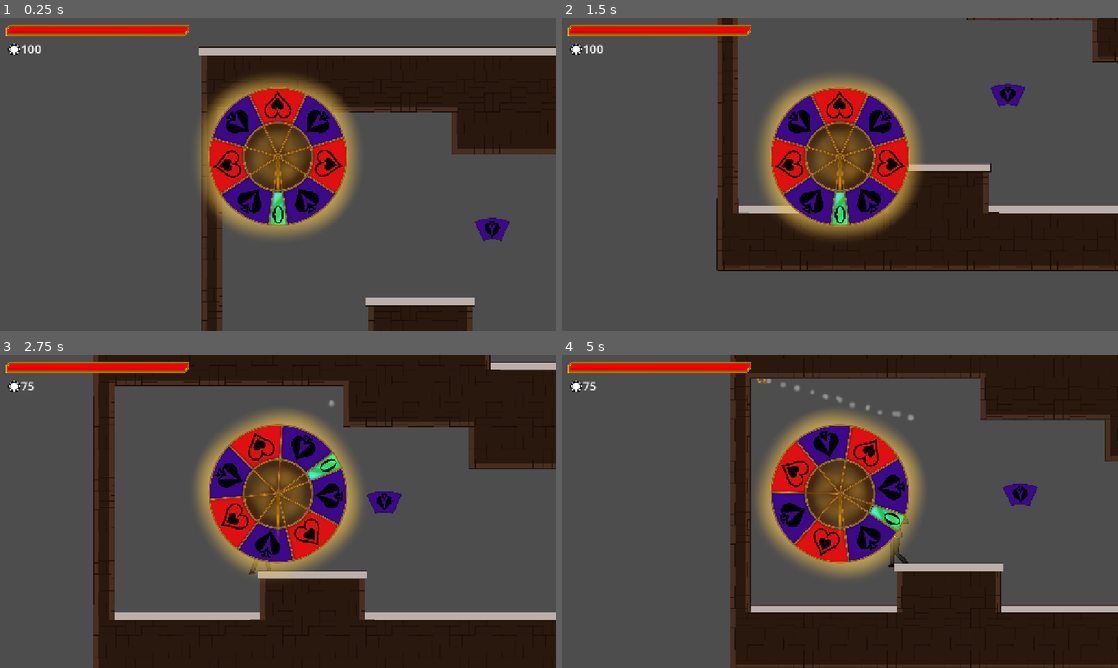
Above: before the commit, frames 1-4 (two rows, left to right).
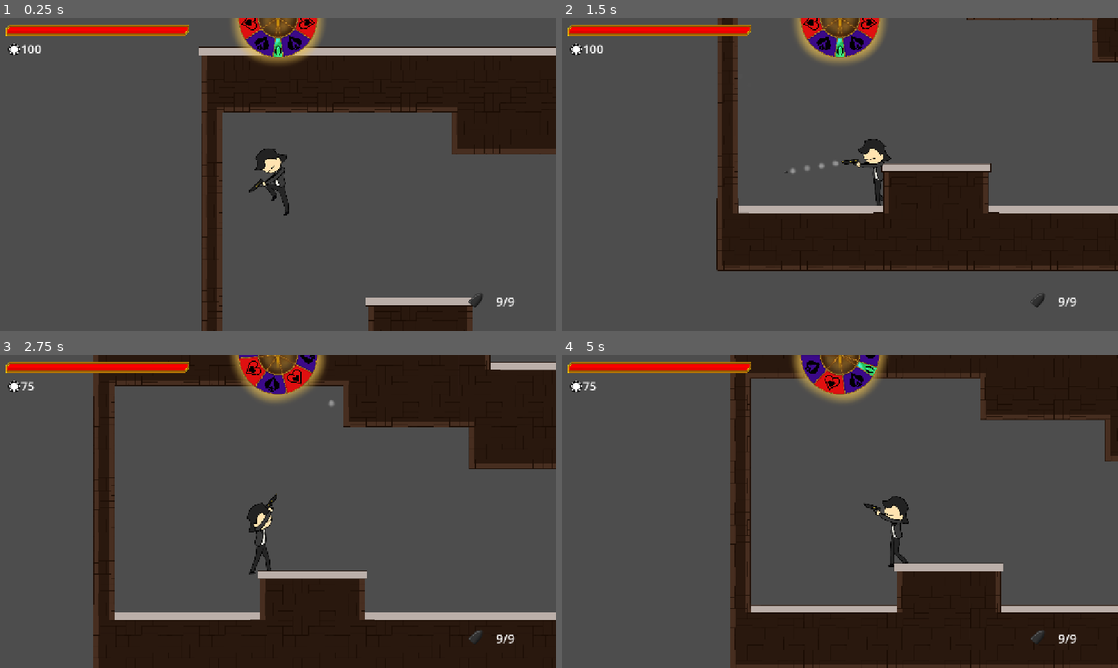
Above: after the commit, the same moments.

Repository: ClipperDev/spinning-game
Game: Godot game, scene res://main.tscn
Same seed, same stepped clock (60 frames per second), same inputs: the game is played once before the commit and once after it.
Inputs (mouse positions are in pixels of both pictures, inside the frame that each line leads up to):
- Up to frame 1 (0.25 s): no input
- Up to frame 2 (1.5 s): tap Enter (ui_accept) at 0.5 s; move the mouse to (962, 158) at 0.52 s; press the mouse at (962, 158) at 0.53 s; hold D (right) from 0.53 s (still down); tap Space (jump) at 0.77 s; move the mouse to (728, 190) at 1.27 s; release the mouse at (728, 190) at 1.28 s; click (728, 190) at 1.35 s
- Up to frame 3 (2.75 s): tap Space (jump) at 1.52 s; move the mouse to (333, 442) at 2.02 s; release D (right) at 2.03 s; hold A (left) from 2.03 s (still down); hold Q (spin) from 2.03 s (still down); click (333, 442) at 2.3 s
- Up to frame 4 (5 s): move the mouse to (812, 574) at 2.77 s; release A (left) at 2.78 s; release Q (spin) at 2.78 s; hold D (right) 2.78-4.28 s; click (812, 574) at 2.85 s; tap Space (jump) at 3.02, 3.77, 4.52 s; move the mouse to (1006, 558) at 3.52 s; press the mouse at (1006, 558) at 3.53 s; tap R (reload) at 4.15 s; move the mouse to (673, 464) at 4.27 s; release the mouse at (673, 464) at 4.28 s; hold A (left) from 4.28 s (still down); tap Q (spin) at 4.35 s; click (673, 464) at 4.55 s

The runs differ from the first frame. In frame 1, 15% of the frame differs, in the area x 35-93%, y 0-93%; in frame 2, 15%; in frame 3, 15%; in frame 4, 15%.

Commit message:
items, pickups and more content

Diff:
--- /dev/null
+++ b/items/item_pickup.tscn
@@ -0,0 +1,21 @@
+[gd_scene format=3 uid="uid://c2i2l1aruyyod"]
+
+[ext_resource type="Script" uid="uid://bwlrt3ljmxds0" path="res://scripts/item_pickup.gd" id="1_prgrc"]
+[ext_resource type="Texture2D" uid="uid://cjjhywxvewnlx" path="res://pngs/cards/spades_A.png" id="2_wgnby"]
+
+[sub_resource type="RectangleShape2D" id="RectangleShape2D_1vivr"]
+size = Vector2(30, 40)
+
+[node name="ItemPickup" type="Area2D" unique_id=17087016]
+collision_layer = 0
+collision_mask = 2
+script = ExtResource("1_prgrc")
+
+[node name="CollisionShape2D" type="CollisionShape2D" parent="." unique_id=93006611]
+shape = SubResource("RectangleShape2D_1vivr")
+
+[node name="Sprite2D" type="Sprite2D" parent="." unique_id=680275918]
+scale = Vector2(0.10318944, 0.10318944)
+texture = ExtResource("2_wgnby")
+
+[connection signal="body_entered" from="." to="." method="_on_body_entered"]
--- a/items/pickup.tscn
+++ /dev/null
@@ -1,20 +0,0 @@
-[gd_scene format=3 uid="uid://bmxgg07uji3dq"]
-
-[ext_resource type="Script" uid="uid://bhn7iwclkkc54" path="res://scripts/pickup.gd" id="1_1sycn"]
-[ext_resource type="Resource" uid="uid://blj63kxp6co3s" path="res://wheel_slots/spades_long_shot.tres" id="2_x1sru"]
-[ext_resource type="Texture2D" uid="uid://davs1h11fhc3d" path="res://pngs/wheel_segments/spade1.png" id="3_vekj8"]
-
-[sub_resource type="RectangleShape2D" id="RectangleShape2D_1vivr"]
-size = Vector2(78, 60)
-
-[node name="Pickup" type="Area2D" unique_id=612508256]
-script = ExtResource("1_1sycn")
-wheel_slot = ExtResource("2_x1sru")
-
-[node name="CollisionShape2D" type="CollisionShape2D" parent="." unique_id=171822820]
-shape = SubResource("RectangleShape2D_1vivr")
-
-[node name="Sprite2D" type="Sprite2D" parent="." unique_id=1194545736]
-position = Vector2(1.9073486e-06, 22)
-scale = Vector2(0.32918325, 0.3291832)
-texture = ExtResource("3_vekj8")
--- /dev/null
+++ b/items/wheel_pickup.tscn
@@ -0,0 +1,24 @@
+[gd_scene format=3 uid="uid://bmxgg07uji3dq"]
+
+[ext_resource type="Script" uid="uid://bhn7iwclkkc54" path="res://scripts/pickup.gd" id="1_j4lvk"]
+[ext_resource type="Resource" uid="uid://blj63kxp6co3s" path="res://wheel_slots/spades_long_shot.tres" id="2_opkjj"]
+[ext_resource type="Texture2D" uid="uid://davs1h11fhc3d" path="res://pngs/wheel_segments/spade1.png" id="3_du18n"]
+
+[sub_resource type="RectangleShape2D" id="RectangleShape2D_1vivr"]
+size = Vector2(78, 60)
+
+[node name="WheelPickup" type="Area2D" unique_id=612508256]
+collision_layer = 0
+collision_mask = 2
+script = ExtResource("1_j4lvk")
+wheel_slot = ExtResource("2_opkjj")
+
+[node name="CollisionShape2D" type="CollisionShape2D" parent="." unique_id=171822820]
+shape = SubResource("RectangleShape2D_1vivr")
+
+[node name="Sprite2D" type="Sprite2D" parent="." unique_id=1194545736]
+position = Vector2(1.9073486e-06, 22)
+scale = Vector2(0.32918325, 0.3291832)
+texture = ExtResource("3_du18n")
+
+[connection signal="body_entered" from="." to="." method="_on_body_entered"]
--- a/main.tscn
+++ b/main.tscn
@@ -1,7 +1,6 @@
 [gd_scene format=3 uid="uid://dhoikfhvi4vjq"]
 
 [ext_resource type="Script" uid="uid://dn4ern21e0l6b" path="res://scripts/main.gd" id="1_ig7tw"]
-[ext_resource type="PackedScene" uid="uid://bmxgg07uji3dq" path="res://items/pickup.tscn" id="2_0xm2m"]
 
 [node name="Main" type="Control" unique_id=1137466226]
 layout_mode = 3
@@ -11,6 +10,3 @@
 grow_horizontal = 2
 grow_vertical = 2
 script = ExtResource("1_ig7tw")
-
-[node name="Pickup" parent="." unique_id=612508256 instance=ExtResource("2_0xm2m")]
-position = Vector2(693, 342)
--- a/player/player2/gun_operator.gd
+++ b/player/player2/gun_operator.gd
@@ -72,7 +72,13 @@
 
 #fire bullet, then wait for 1 / fire rate before shooting again
 func shoot() -> void:
-	fire_bullet()
+	if reloading: return
+	if ammo > 0:
+		var bullet: Projectile = fire_bullet()
+		if get_child(0) != null:
+			get_child(0).bullet_on_shot_effect(bullet)
+		ammo -= 1
+
 	shot_ready = false
 	await get_tree().create_timer(
 		1.0 / fire_rate,
@@ -81,17 +87,15 @@
 	shot_ready = true
 
 
-func fire_bullet() -> void:
-	if ammo > 0:
-		var bullet: Projectile = current_slot.bullet.instantiate()
-		player.add_sibling(bullet)
-		bullet.global_transform = muzzle.global_transform
-		bullet.damage *= damage_mod
-		bullet.get_child(0).shape.radius *= bullet_size_mod
-		bullet.speed *= bullet_vel_mod
-		if get_child(0) != null:
-			get_child(0).bullet_on_shot_effect(bullet)
-		ammo -= 1
+func fire_bullet() -> Projectile:
+	var bullet: Projectile = current_slot.bullet.instantiate()
+	player.add_sibling(bullet)
+	bullet.global_transform = muzzle.global_transform
+	bullet.damage *= damage_mod
+	bullet.get_child(0).shape.radius *= bullet_size_mod
+	bullet.speed *= bullet_vel_mod
+
+	return bullet
 
 
 # replace a wheel section with a new one
--- /dev/null
+++ b/projectiles/clubs_bullet.tscn
@@ -0,0 +1,26 @@
+[gd_scene format=3 uid="uid://8e16n5rk2wib"]
+
+[ext_resource type="Script" uid="uid://tqfwqms2xfyl" path="res://scripts/projectile.gd" id="1_shgcu"]
+[ext_resource type="PackedScene" uid="uid://bal3ntq2cpkfv" path="res://vfx/clubs_particle.tscn" id="2_shgcu"]
+[ext_resource type="PackedScene" uid="uid://1sdaasoekdpo" path="res://vfx/clubs_hit_particles.tscn" id="3_qu82k"]
+[ext_resource type="Texture2D" uid="uid://b3bjf7aun68w3" path="res://pngs/bullet_club.png" id="4_d84in"]
+
+[sub_resource type="CircleShape2D" id="CircleShape2D_1vivr"]
+resource_local_to_scene = true
+radius = 5.0
+
+[node name="Projectile" type="Area2D" unique_id=464488933]
+script = ExtResource("1_shgcu")
+speed = 1000.0
+damage = 25.0
+lifetime = 5.0
+trail_vfx = ExtResource("2_shgcu")
+explosion_vfx = ExtResource("3_qu82k")
+metadata/_custom_type_script = "uid://tqfwqms2xfyl"
+
+[node name="CollisionShape2D" type="CollisionShape2D" parent="." unique_id=1933856661]
+shape = SubResource("CircleShape2D_1vivr")
+
+[node name="Bullet" type="Sprite2D" parent="." unique_id=1518575775]
+scale = Vector2(0.25000003, 0.25)
+texture = ExtResource("4_d84in")
--- /dev/null
+++ b/projectiles/clubs_chips_on_hit_bullet.tscn
@@ -0,0 +1,26 @@
+[gd_scene format=3 uid="uid://m2wtc8bpmvs"]
+
+[ext_resource type="Script" uid="uid://bni26khgpbbcq" path="res://scripts/clubs_chips_on_hit_bullet.gd" id="1_s0si1"]
+[ext_resource type="PackedScene" uid="uid://bal3ntq2cpkfv" path="res://vfx/clubs_particle.tscn" id="2_d6p5m"]
+[ext_resource type="PackedScene" uid="uid://1sdaasoekdpo" path="res://vfx/clubs_hit_particles.tscn" id="3_tbuoc"]
+[ext_resource type="Texture2D" uid="uid://b3bjf7aun68w3" path="res://pngs/bullet_club.png" id="4_nq3bm"]
+
+[sub_resource type="CircleShape2D" id="CircleShape2D_1vivr"]
+resource_local_to_scene = true
+radius = 5.0
+
+[node name="Projectile" type="Area2D" unique_id=464488933]
+script = ExtResource("1_s0si1")
+speed = 1000.0
+damage = 25.0
+lifetime = 5.0
+trail_vfx = ExtResource("2_d6p5m")
+explosion_vfx = ExtResource("3_tbuoc")
+metadata/_custom_type_script = "uid://tqfwqms2xfyl"
+
+[node name="CollisionShape2D" type="CollisionShape2D" parent="." unique_id=1933856661]
+shape = SubResource("CircleShape2D_1vivr")
+
+[node name="Bullet" type="Sprite2D" parent="." unique_id=1518575775]
+scale = Vector2(0.25000003, 0.25)
+texture = ExtResource("4_nq3bm")
--- /dev/null
+++ b/projectiles/diamonds_bullet.tscn
@@ -0,0 +1,26 @@
+[gd_scene format=3 uid="uid://ogm42y4meq7h"]
+
+[ext_resource type="Script" uid="uid://tqfwqms2xfyl" path="res://scripts/projectile.gd" id="1_8u6ik"]
+[ext_resource type="PackedScene" uid="uid://b8v1ocvkxk2vt" path="res://vfx/diamonds_particle.tscn" id="2_8u6ik"]
+[ext_resource type="PackedScene" uid="uid://c8vca4r5l6v7a" path="res://vfx/diamonds_hit_particles.tscn" id="3_uyg46"]
+[ext_resource type="Texture2D" uid="uid://d7338f8smnm3" path="res://pngs/bullet_diamond.png" id="4_ptqbf"]
+
+[sub_resource type="CircleShape2D" id="CircleShape2D_1vivr"]
+resource_local_to_scene = true
+radius = 5.0
+
+[node name="Projectile" type="Area2D" unique_id=464488933]
+script = ExtResource("1_8u6ik")
+speed = 1000.0
+damage = 25.0
+lifetime = 5.0
+trail_vfx = ExtResource("2_8u6ik")
+explosion_vfx = ExtResource("3_uyg46")
+metadata/_custom_type_script = "uid://tqfwqms2xfyl"
+
+[node name="CollisionShape2D" type="CollisionShape2D" parent="." unique_id=1933856661]
+shape = SubResource("CircleShape2D_1vivr")
+
+[node name="Bullet" type="Sprite2D" parent="." unique_id=1518575775]
+scale = Vector2(0.25000003, 0.25)
+texture = ExtResource("4_ptqbf")
--- /dev/null
+++ b/scripts/clubs_chips_on_hit_bullet.gd
@@ -0,0 +1,5 @@
+extends Projectile
+
+
+func hit_trigger() -> void:
+	Global.player.chips += 5
--- /dev/null
+++ b/scripts/item_pickup.gd
@@ -0,0 +1,18 @@
+class_name ItemPickup
+extends Area2D
+
+@export var item: PackedScene
+@onready var sprite = $Sprite2D
+
+func _ready() -> void:
+	pass
+
+func picked_up() -> void:
+	var i = item.instantiate()
+	Global.player.get_node("passive_items").add_child(i)
+	queue_free()
+
+
+func _on_body_entered(body: Node2D) -> void:
+	if body is Player:
+		picked_up()
--- a/scripts/pickup.gd
+++ b/scripts/pickup.gd
@@ -1,4 +1,4 @@
-class_name Pickup
+class_name WheelPickup
 extends Area2D
 
 @export var wheel_slot: WheelSlot
@@ -6,9 +6,15 @@
 func _ready() -> void:
 	$Sprite2D.texture = wheel_slot.wheel_texture
 
+
 func picked_up() -> void:
 	if wheel_slot.suit == "jackpot":
 		Global.player.get_node("gun_operator").replace_wheel_section(wheel_slot, 7, true)
 	else:
 		Global.player.ui.wheel.start_replacing(wheel_slot)
 	#bring out the replacement menu
+
+
+func _on_body_entered(body: Node2D) -> void:
+	if body is Player:
+		picked_up()
--- a/scripts/ui.gd
+++ b/scripts/ui.gd
@@ -17,7 +17,8 @@
 
 #should update the wheel when called
 func update_slots_icons(slot: WheelSlot, id: int) -> void:
-	wheel.replace_visual_slot(slot, id)
+	pass
+	#wheel.replace_visual_slot(slot, id)
 
 
 func update_health(value) -> void:
--- a/ui/ui.tscn
+++ b/ui/ui.tscn
@@ -6,33 +6,7 @@
 [ext_resource type="Texture2D" uid="uid://bo8hlxrbmd7n6" path="res://pngs/hp_under.png" id="2_obcwv"]
 [ext_resource type="Texture2D" uid="uid://bjp2e45nqsuii" path="res://pngs/hp_over.png" id="3_bo1jx"]
 [ext_resource type="Texture2D" uid="uid://c8v2socf0dokg" path="res://pngs/hp_progress.png" id="4_gycre"]
-
-[sub_resource type="Animation" id="Animation_obcwv"]
-length = 0.001
-tracks/0/type = "value"
-tracks/0/imported = false
-tracks/0/enabled = true
-tracks/0/path = NodePath("wheel:scale")
-tracks/0/interp = 1
-tracks/0/loop_wrap = true
-tracks/0/keys = {
-"times": PackedFloat32Array(0),
-"transitions": PackedFloat32Array(1),
-"update": 0,
-"values": [Vector2(0.53355247, 0.53355247)]
-}
-tracks/1/type = "value"
-tracks/1/imported = false
-tracks/1/enabled = true
-tracks/1/path = NodePath("wheel:position")
-tracks/1/interp = 1
-tracks/1/loop_wrap = true
-tracks/1/keys = {
-"times": PackedFloat32Array(0),
-"transitions": PackedFloat32Array(1),
-"update": 0,
-"values": [Vector2(640, 318.99997)]
-}
+[ext_resource type="Texture2D" uid="uid://bbkxswbeq7ebf" path="res://pngs/bullet.png" id="7_bo1jx"]
 
 [sub_resource type="Animation" id="Animation_bo1jx"]
 resource_name = "wheel_down"
@@ -90,7 +64,6 @@
 
 [sub_resource type="AnimationLibrary" id="AnimationLibrary_pa1oa"]
 _data = {
-&"RESET": SubResource("Animation_obcwv"),
 &"wheel_down": SubResource("Animation_bo1jx"),
 &"wheel_up": SubResource("Animation_gycre")
 }
@@ -121,10 +94,8 @@
 anchors_preset = 5
 anchor_left = 0.5
 anchor_right = 0.5
-offset_top = 318.99997
-offset_bottom = 318.99997
 grow_horizontal = 2
-scale = Vector2(0.53355247, 0.53355247)
+scale = Vector2(0.30459967, 0.30459967)
 
 [node name="chips" type="Label" parent="CanvasLayer" unique_id=634992783]
 offset_left = 48.0
@@ -139,5 +110,47 @@
 position = Vector2(-18, 24)
 texture = ExtResource("2_ks8t7")
 
+[node name="ammo" type="Label" parent="CanvasLayer" unique_id=1476311945]
+anchors_preset = 3
+anchor_left = 1.0
+anchor_top = 1.0
+anchor_right = 1.0
+anchor_bottom = 1.0
+offset_left = -160.0
+offset_top = -87.0
+offset_right = -73.0
+offset_bottom = -48.0
+grow_horizontal = 0
+grow_vertical = 0
+theme_override_font_sizes/font_size = 28
+text = "9/9"
+horizontal_alignment = 1
+
+[node name="reload_text" type="Label" parent="CanvasLayer/ammo" unique_id=1302975842]
+visible = false
+layout_mode = 0
+offset_left = -34.0
+offset_top = 28.0
+offset_right = 117.0
+offset_bottom = 67.0
+theme_override_font_sizes/font_size = 28
+text = "reloading..."
+
+[node name="texture" type="Sprite2D" parent="CanvasLayer/ammo" unique_id=1729000269]
+position = Vector2(-21, 13)
+rotation = -0.81602716
+texture = ExtResource("7_bo1jx")
+
 [node name="AnimationPlayer" type="AnimationPlayer" parent="CanvasLayer" unique_id=1282432965]
 libraries/ = SubResource("AnimationLibrary_pa1oa")
+
+[node name="item_list" type="GridContainer" parent="CanvasLayer" unique_id=1343703026]
+anchors_preset = 2
+anchor_top = 1.0
+anchor_bottom = 1.0
+offset_left = 41.0
+offset_top = -111.0
+offset_right = 81.0
+offset_bottom = -71.0
+grow_vertical = 0
+columns = 8
--- a/ui/wheel.gd
+++ b/ui/wheel.gd
@@ -64,22 +64,25 @@
 
 	return slot_id
 
-func start_replacing(wheel_slot) -> void:
+func start_replacing(wheel_slot: WheelSlot) -> void:
 	stored_wheel_for_replace = wheel_slot
 	replacing_sections = true
 	replace_buttons.show()
+	Global.player.ui.anim_player.play("wheel_down")
 
 func stop_replacing() -> void:
 	stored_wheel_for_replace = null
 	replacing_sections = false
 	replace_buttons.hide()
+	Global.player.ui.anim_player.play("wheel_up")
 
 func replace() -> void:
 	if replacing_sections != true: return
 	for i in replace_buttons.get_children():
-		if i.pressed:
+		if i.button_pressed:
 			var slot = i.get_index()
 			Global.player.get_node("gun_operator").replace_wheel_section(stored_wheel_for_replace, slot)
+			replace_visual_slot(stored_wheel_for_replace, slot)
 			stop_replacing()
 
 
--- a/ui/wheel.tscn
+++ b/ui/wheel.tscn
@@ -20,9 +20,28 @@
 rotation = -3.1415925
 texture = ExtResource("1_6rmvm")
 
-[node name="NormalPlaceholder" type="Sprite2D" parent="wheel_components" unique_id=1953912930]
-position = Vector2(81.2189, 126.50001)
-rotation = 2.576106
+[node name="NormalPlaceholder7" type="Sprite2D" parent="wheel_components" unique_id=1714327671]
+position = Vector2(-77.7811, 128.5)
+rotation = -2.576106
+texture = ExtResource("2_s2jd5")
+
+[node name="NormalPlaceholder6" type="Sprite2D" parent="wheel_components" unique_id=1731416371]
+position = Vector2(-147.7811, 24.499992)
+rotation = -1.717404
+texture = ExtResource("3_kma0d")
+
+[node name="NormalPlaceholder5" type="Sprite2D" parent="wheel_components" unique_id=1007251881]
+position = Vector2(-114.7811, -96.49999)
+rotation = -0.85870206
+texture = ExtResource("2_s2jd5")
+
+[node name="NormalPlaceholder4" type="Sprite2D" parent="wheel_components" unique_id=711978604]
+position = Vector2(-0.7810974, -149.5)
+texture = ExtResource("3_kma0d")
+
+[node name="NormalPlaceholder3" type="Sprite2D" parent="wheel_components" unique_id=493972058]
+position = Vector2(112.218895, -98.49999)
+rotation = 0.85870206
 texture = ExtResource("2_s2jd5")
 
 [node name="NormalPlaceholder2" type="Sprite2D" parent="wheel_components" unique_id=1839581966]
@@ -30,28 +49,9 @@
 rotation = 1.717404
 texture = ExtResource("3_kma0d")
 
-[node name="NormalPlaceholder3" type="Sprite2D" parent="wheel_components" unique_id=493972058]
-position = Vector2(112.218895, -98.49999)
-rotation = 0.85870206
-texture = ExtResource("2_s2jd5")
-
-[node name="NormalPlaceholder4" type="Sprite2D" parent="wheel_components" unique_id=711978604]
-position = Vector2(-0.7810974, -149.5)
-texture = ExtResource("3_kma0d")
-
-[node name="NormalPlaceholder5" type="Sprite2D" parent="wheel_components" unique_id=1007251881]
-position = Vector2(-114.7811, -96.49999)
-rotation = -0.85870206
-texture = ExtResource("2_s2jd5")
-
-[node name="NormalPlaceholder6" type="Sprite2D" parent="wheel_components" unique_id=1731416371]
-position = Vector2(-147.7811, 24.499992)
-rotation = -1.717404
-texture = ExtResource("3_kma0d")
-
-[node name="NormalPlaceholder7" type="Sprite2D" parent="wheel_components" unique_id=1714327671]
-position = Vector2(-77.7811, 128.5)
-rotation = -2.576106
+[node name="NormalPlaceholder" type="Sprite2D" parent="wheel_components" unique_id=1953912930]
+position = Vector2(81.2189, 126.50001)
+rotation = 2.576106
 texture = ExtResource("2_s2jd5")
 
 [node name="slot_1" type="Area2D" parent="wheel_components" unique_id=800931037]
--- a/vfx/clubs_hit_particles.tscn
+++ b/vfx/clubs_hit_particles.tscn
@@ -1,6 +1,6 @@
 [gd_scene format=3 uid="uid://1sdaasoekdpo"]
 
-[ext_resource type="Texture2D" uid="uid://dl227rxxoraqp" path="res://pngs/particles/spade_particle.png" id="1_blx4x"]
+[ext_resource type="Texture2D" uid="uid://bh6pi64ykajek" path="res://pngs/particles/club_particle.png" id="1_blx4x"]
 [ext_resource type="Script" uid="uid://cpili2j204hif" path="res://vfx/particles_queue_free_on_hit.gd" id="2_mivm2"]
 
 [sub_resource type="Gradient" id="Gradient_kkmim"]
@@ -19,7 +19,7 @@
 gravity = Vector3(0, 98, 0)
 scale_min = 0.19999999
 scale_max = 0.19999999
-color = Color(0.1764706, 0.12941177, 0.81960785, 1)
+color = Color(0.1254902, 0.8784314, 0.9607843, 1)
 color_ramp = SubResource("GradientTexture1D_ehb1s")
 
 [node name="spades_hit_particles" type="GPUParticles2D" unique_id=400017745]
--- /dev/null
+++ b/vfx/clubs_particle.tscn
@@ -0,0 +1,32 @@
+[gd_scene format=3 uid="uid://bal3ntq2cpkfv"]
+
+[ext_resource type="Texture2D" uid="uid://d122to20yg76t" path="res://pngs/particles/club_particle_1.png" id="1_02nn6"]
+
+[sub_resource type="Gradient" id="Gradient_xh6lp"]
+offsets = PackedFloat32Array(0, 0.5653595, 1)
+colors = PackedColorArray(1, 1, 1, 1, 1, 1, 1, 1, 0.51, 0.51, 0.51, 0)
+
+[sub_resource type="GradientTexture1D" id="GradientTexture1D_8vrlf"]
+gradient = SubResource("Gradient_xh6lp")
+
+[sub_resource type="ParticleProcessMaterial" id="ParticleProcessMaterial_1vivr"]
+particle_flag_disable_z = true
+angle_min = -179.99998
+angle_max = 18.000011
+spread = 180.0
+initial_velocity_min = 38.629997
+initial_velocity_max = 51.92
+angular_velocity_min = -1.6093254e-05
+angular_velocity_max = 61.799984
+gravity = Vector3(0, 0, 0)
+radial_accel_min = 5.1499977
+radial_accel_max = 8.579998
+scale_min = 0.19999999
+scale_max = 0.19999999
+color = Color(0.1254902, 0.8784314, 0.9607843, 1)
+color_ramp = SubResource("GradientTexture1D_8vrlf")
+
+[node name="spades_hollow_particle" type="GPUParticles2D" unique_id=751571000]
+amount = 16
+texture = ExtResource("1_02nn6")
+process_material = SubResource("ParticleProcessMaterial_1vivr")
--- a/vfx/diamonds_hit_particles.tscn
+++ b/vfx/diamonds_hit_particles.tscn
@@ -1,6 +1,6 @@
 [gd_scene format=3 uid="uid://c8vca4r5l6v7a"]
 
-[ext_resource type="Texture2D" uid="uid://dl227rxxoraqp" path="res://pngs/particles/spade_particle.png" id="1_x5mv2"]
+[ext_resource type="Texture2D" uid="uid://c6bsp88ukbbx" path="res://pngs/particles/diamond_particle.png" id="1_x5mv2"]
 [ext_resource type="Script" uid="uid://cpili2j204hif" path="res://vfx/particles_queue_free_on_hit.gd" id="2_gairn"]
 
 [sub_resource type="Gradient" id="Gradient_kkmim"]
@@ -19,7 +19,7 @@
 gravity = Vector3(0, 98, 0)
 scale_min = 0.19999999
 scale_max = 0.19999999
-color = Color(0.1764706, 0.12941177, 0.81960785, 1)
+color = Color(0.9411765, 0.6313726, 0.101960786, 1)
 color_ramp = SubResource("GradientTexture1D_ehb1s")
 
 [node name="spades_hit_particles" type="GPUParticles2D" unique_id=400017745]
--- /dev/null
+++ b/vfx/diamonds_particle.tscn
@@ -0,0 +1,32 @@
+[gd_scene format=3 uid="uid://b8v1ocvkxk2vt"]
+
+[ext_resource type="Texture2D" uid="uid://dm2qkpxf03rwx" path="res://pngs/particles/diamond_particle_1.png" id="1_bkhq8"]
+
+[sub_resource type="Gradient" id="Gradient_xh6lp"]
+offsets = PackedFloat32Array(0, 0.5653595, 1)
+colors = PackedColorArray(1, 1, 1, 1, 1, 1, 1, 1, 0.51, 0.51, 0.51, 0)
+
+[sub_resource type="GradientTexture1D" id="GradientTexture1D_8vrlf"]
+gradient = SubResource("Gradient_xh6lp")
+
+[sub_resource type="ParticleProcessMaterial" id="ParticleProcessMaterial_1vivr"]
+particle_flag_disable_z = true
+angle_min = -179.99998
+angle_max = 18.000011
+spread = 180.0
+initial_velocity_min = 38.629997
+initial_velocity_max = 51.92
+angular_velocity_min = -1.6093254e-05
+angular_velocity_max = 61.799984
+gravity = Vector3(0, 0, 0)
+radial_accel_min = 5.1499977
+radial_accel_max = 8.579998
+scale_min = 0.19999999
+scale_max = 0.19999999
+color = Color(0.9411765, 0.6313726, 0.101960786, 1)
+color_ramp = SubResource("GradientTexture1D_8vrlf")
+
+[node name="spades_hollow_particle" type="GPUParticles2D" unique_id=751571000]
+amount = 16
+texture = ExtResource("1_bkhq8")
+process_material = SubResource("ParticleProcessMaterial_1vivr")
--- /dev/null
+++ b/wheel_slots/clubs_chips_on_hit.tres
@@ -0,0 +1,15 @@
+[gd_resource type="Resource" script_class="WheelSlot" format=3 uid="uid://dj7evlin24cmc"]
+
+[ext_resource type="PackedScene" uid="uid://m2wtc8bpmvs" path="res://projectiles/clubs_chips_on_hit_bullet.tscn" id="1_b0w80"]
+[ext_resource type="Script" uid="uid://dhpawmqpt3vvs" path="res://scripts/wheel_slot.gd" id="2_lwhl2"]
+[ext_resource type="PackedScene" uid="uid://biodfiv7ub4lr" path="res://wheel_slots/effects/clubs_chips_on_hit_effect.tscn" id="2_pdghs"]
+[ext_resource type="Texture2D" uid="uid://pchqxrhg6yjx" path="res://pngs/wheel_segments/club3.png" id="3_b0w80"]
+
+[resource]
+script = ExtResource("2_lwhl2")
+item_name = "clubs_chips_on_hit"
+suit = "clubs"
+wheel_texture = ExtResource("3_b0w80")
+bullet = ExtResource("1_b0w80")
+effects = ExtResource("2_pdghs")
+metadata/_custom_type_script = "uid://dhpawmqpt3vvs"
--- /dev/null
+++ b/wheel_slots/diamonds_multishot.tres
@@ -0,0 +1,15 @@
+[gd_resource type="Resource" script_class="WheelSlot" format=3 uid="uid://4prfv1dcpa7y"]
+
+[ext_resource type="PackedScene" uid="uid://ogm42y4meq7h" path="res://projectiles/diamonds_bullet.tscn" id="1_4l8p5"]
+[ext_resource type="Script" uid="uid://dhpawmqpt3vvs" path="res://scripts/wheel_slot.gd" id="2_4l8p5"]
+[ext_resource type="PackedScene" uid="uid://ckjcwsw021jid" path="res://wheel_slots/effects/diamonds_multishot_effect.tscn" id="2_gkprd"]
+[ext_resource type="Texture2D" uid="uid://p2tt2toac3bk" path="res://pngs/wheel_segments/diamond1.png" id="2_oxuty"]
+
+[resource]
+script = ExtResource("2_4l8p5")
+item_name = "diamonds_multishot"
+suit = "diamonds"
+wheel_texture = ExtResource("2_oxuty")
+bullet = ExtResource("1_4l8p5")
+effects = ExtResource("2_gkprd")
+metadata/_custom_type_script = "uid://dhpawmqpt3vvs"
--- /dev/null
+++ b/wheel_slots/effects/clubs_chips_on_hit_effect.tscn
@@ -0,0 +1,8 @@
+[gd_scene format=3 uid="uid://biodfiv7ub4lr"]
+
+[ext_resource type="Script" uid="uid://b5ij2w5s4xb84" path="res://scripts/wheel_effect.gd" id="1_08113"]
+
+[node name="clubs_chips_on_hit_effect" type="Node2D" unique_id=362646170]
+script = ExtResource("1_08113")
+ammo_mod = 5
+metadata/_custom_type_script = "uid://b5ij2w5s4xb84"
--- /dev/null
+++ b/wheel_slots/effects/diamonds_multishot_effect.gd
@@ -0,0 +1,10 @@
+extends WheelEffect
+
+
+func bullet_on_shot_specials(_bullet: Projectile) -> void:
+	for i in 3:
+		var bul = get_parent().fire_bullet()
+		bul.rotation += randf_range(-0.062, 0.062)
+
+	#player.velocity.x -= cos(player.gun_pivot.rotation * 1500)
+	#player.velocity.y -= sin(player.gun_pivot.rotation * 1500)
--- /dev/null
+++ b/wheel_slots/effects/diamonds_multishot_effect.tscn
@@ -0,0 +1,8 @@
+[gd_scene format=3 uid="uid://ckjcwsw021jid"]
+
+[ext_resource type="Script" uid="uid://vluaag1rl5fi" path="res://wheel_slots/effects/diamonds_multishot_effect.gd" id="1_vvd7j"]
+
+[node name="diamonds_multishot_effect" type="Node2D" unique_id=1725480965]
+script = ExtResource("1_vvd7j")
+damage_mod = 0.3
+metadata/_custom_type_script = "uid://b5ij2w5s4xb84"
Binary file added: pngs/cards/clubs_A.png
Not shown, added: pngs/cards/clubs_A.png.import
Binary file added: pngs/cards/clubs_J.png
Not shown, added: pngs/cards/clubs_J.png.import
Binary file added: pngs/cards/clubs_K.png
Not shown, added: pngs/cards/clubs_K.png.import
Binary file added: pngs/cards/clubs_Q.png
Not shown, added: pngs/cards/clubs_Q.png.import
Binary file added: pngs/cards/diamonds_A.png
Not shown, added: pngs/cards/diamonds_A.png.import
Binary file added: pngs/cards/diamonds_J.png
Not shown, added: pngs/cards/diamonds_J.png.import
(and 25 more such lines)
